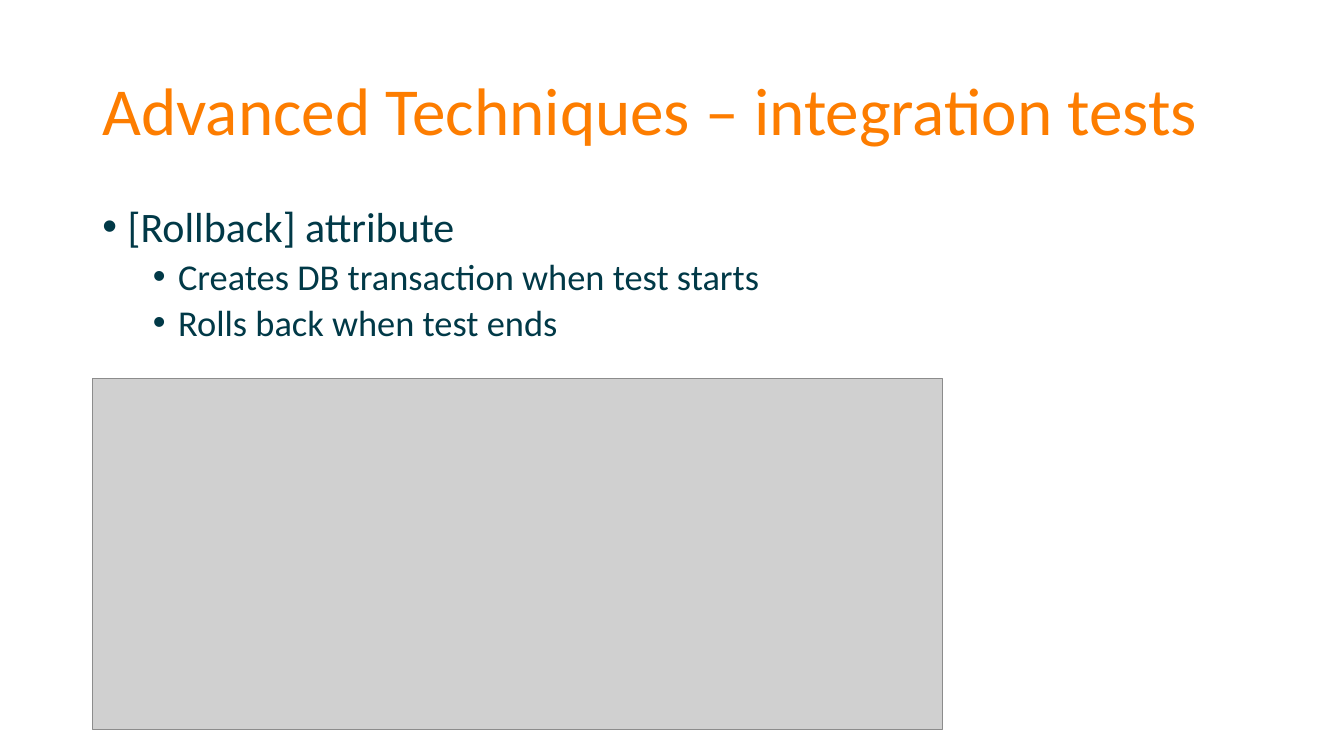
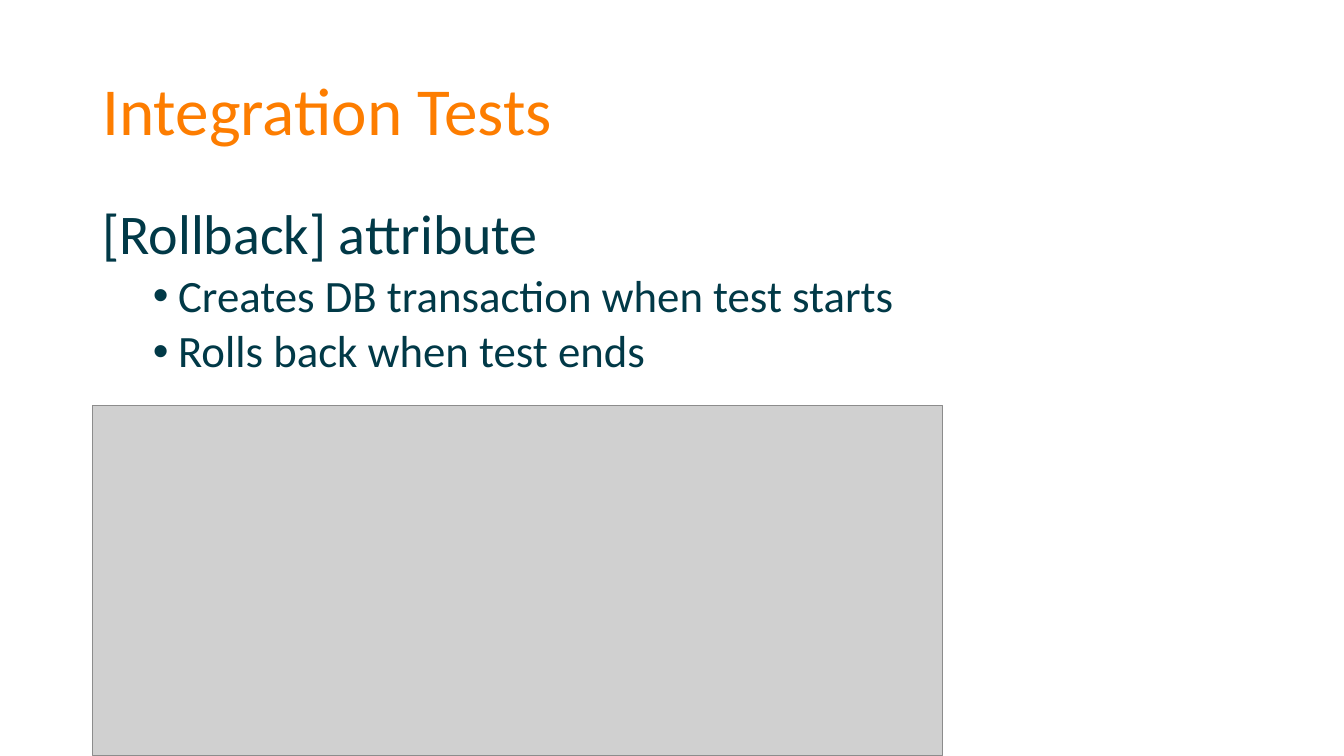
Before and after one commit to spetryjohnson/Talk-Patterns_of_Effective_Test_Setup, a slide deck: slide 66 of POETS - CodeMash 2017.pptx (slide 77 before the commit). Drawn at 1344x756 pixels with LibreOffice and Linux fonts; fonts in the diff are those of the drawing; grey boxes stand for pictures. Boxes give left, top, right and bottom in pixels: in the first picture for what was removed or moved away, otherwise in the second. Text is boxed around its words. In the diff, an @@ line names an element or a change of style, - is before the commit and + after.

```diff
--- a/POETS - CodeMash 2017.pptx
+++ b/POETS - CodeMash 2017.pptx
@@ title at bbox=[102, 88, 552, 147]: text changed @@
-Advanced Techniques – integration tests
+Integration Tests
@@ text "[Rollback] attribute" at bbox=[102, 213, 893, 368]: size 30 to 40 pt in "[Rollback] attribute"; size 26 to 32 pt in "Creates DB transaction when test starts", "Rolls back when test ends"; bullet • to none @@
@@ picture: place and size @@
-picture at bbox=[93, 379, 944, 730]
+picture at bbox=[93, 405, 944, 756]
```
Also in this commit, not shown: 13 other slides changed, 6 slides added, 14 slides removed, 1 other file.
